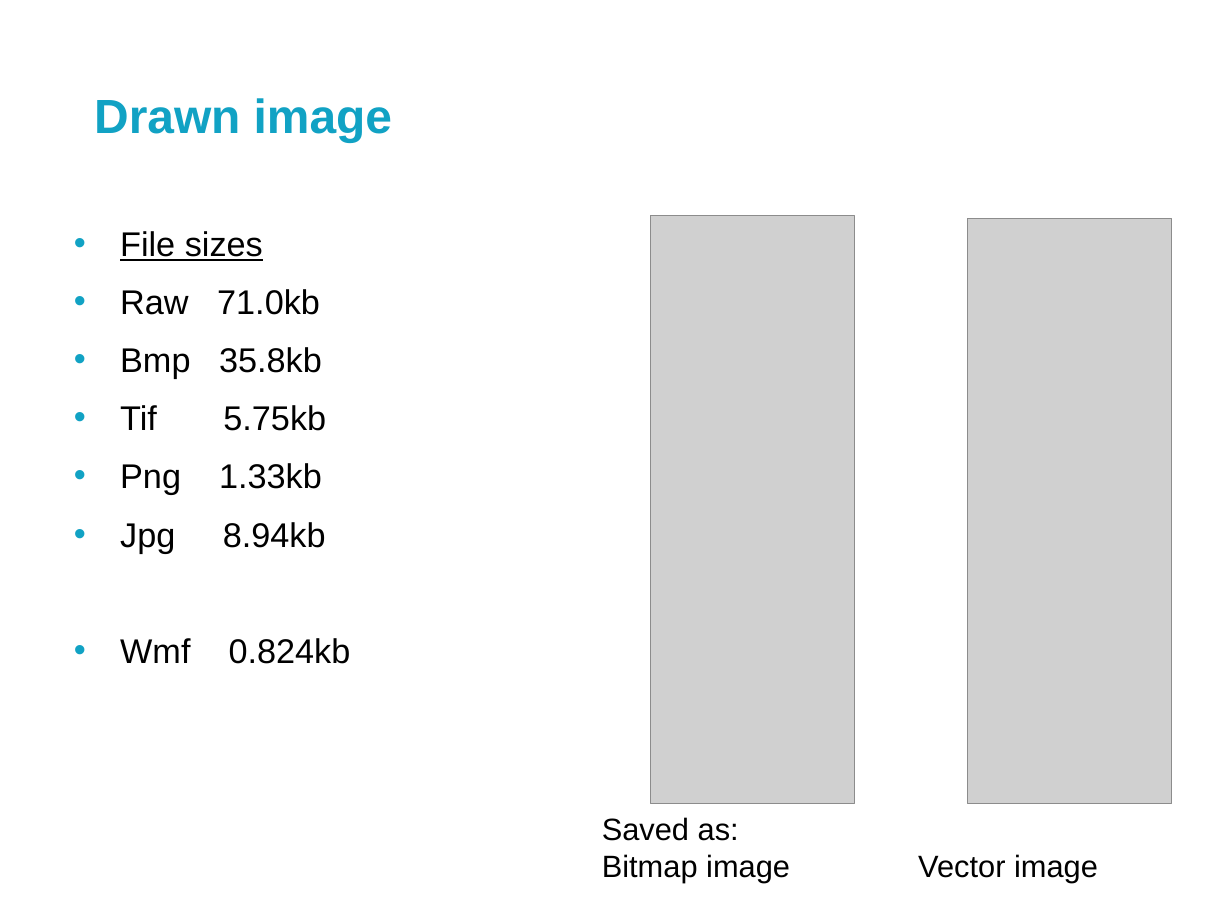
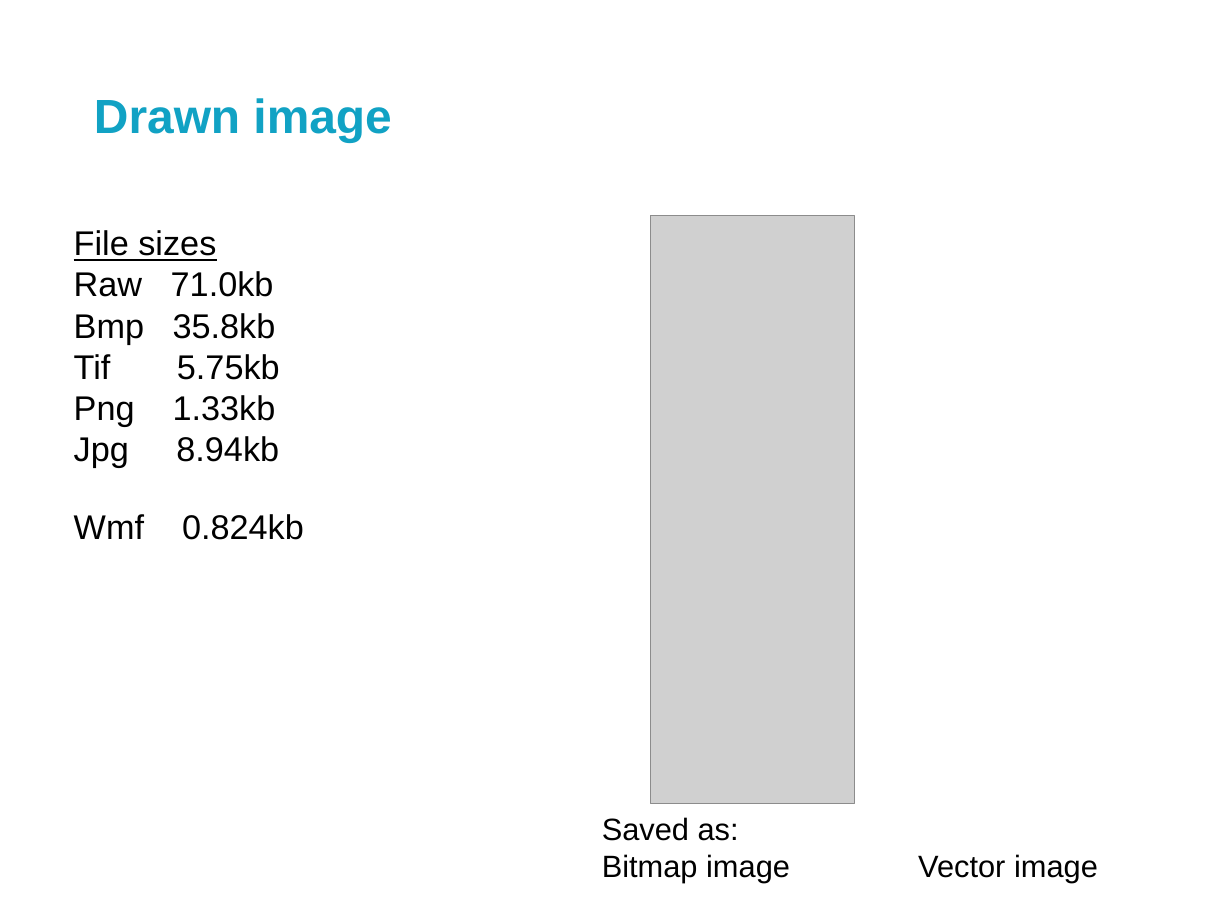
Before and after one commit to Peregrine42/uni-work, a slide deck: slide 15 of Lectures/1st Year/Platforms/Platforms3-Bitsandbytes.pptx. Drawn at 1232x924 pixels with LibreOffice and Linux fonts; fonts in the diff are those of the drawing; grey boxes stand for pictures; background and template pictures are left out. Boxes give left, top, right and bottom in pixels: in the first picture for what was removed or moved away, otherwise in the second. Text is boxed around its words. In the diff, an @@ line names an element or a change of style, - is before the commit and + after.

Commit message:
formatting in powerpoint

```diff
--- a/Lectures/1st Year/Platforms/Platforms3-Bitsandbytes.pptx
+++ b/Lectures/1st Year/Platforms/Platforms3-Bitsandbytes.pptx
@@ text "File sizes" at <box>74,230,304,540</box>: bullet • to none; less space between paragraphs @@
@@ picture removed at <box>967,218,1172,803</box> @@
@@ line (1129, 614) - (837, 861): stroke #FFFFFF 0.75 pt to #FFFFFF 0.74 pt @@
@@ rectangle added at <box>1124,609,1136,621</box>, fill #FFFFFF @@
@@ line (1232, 722) - (1129, 614): stroke #FFFFFF 0.75 pt to #FFFFFF 0.74 pt @@
@@ text "Saved as: Bitmap image Vector ..." at <box>602,817,1098,882</box>: less space between paragraphs @@
```
Also in this commit, not shown: 15 other slides changed, 5 slides removed.
